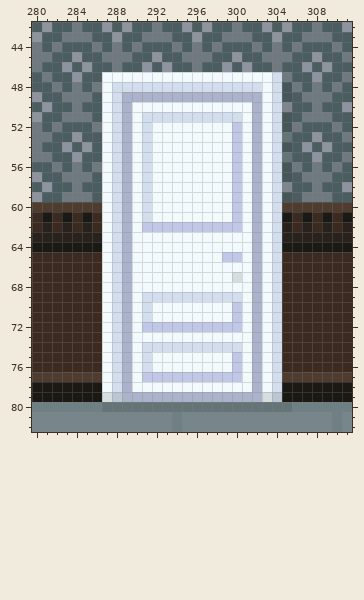
Pixel-art file: art/cfe.aseprite. The first picture shows the starting point.
320x200 pixels, 1 frame. Colours within 5 levels of each other are drawn and written as one. Shown: x 280..311, y 42..82.
Once edited:
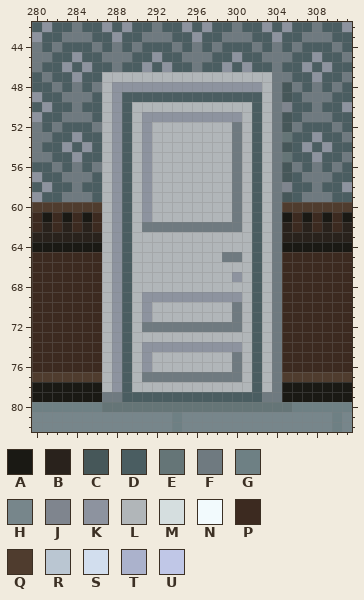
Palette (. is transparent): A #1a1914  B #29221c  C #465759  D #4a5d61  E #657577  F #6f7a80  G #6e8084  H #77868b  J #7f858e  K #8d939f  L #b1b6b9  M #d5dedf  N #f2fafd  P #3c2a20  Q #4f3c2e  R #bac6d2  S #d2deee  T #abb2cc  U #c0c7e7
Changes in this commit:
Changed rows in their new state; - is an unchanged pixel.
Layer "uks":
first column x 287:
47 LLLLLLLLLLLLLLLLLF
48 LKKKKKKKKKKKKKKKLF
49 LKDDDDDDDDDDDDDDLF
50 LKDLLLLLLLLLLLLDLF
51 LKDLKKKKKKKKKKLDLF
52 LKDLKLLLLLLLLFLDLF
53 LKDLKLLLLLLLLFLDLF
54 LKDLKLLLLLLLLFLDLF
55 LKDLKLLLLLLLLFLDLF
56 LKDLKLLLLLLLLFLDLF
57 LKDLKLLLLLLLLFLDLF
58 LKDLKLLLLLLLLFLDLF
59 LKDLKLLLLLLLLFLDLF
60 LKDLKLLLLLLLLFLDLF
61 LKDLKLLLLLLLLFLDLF
62 LKDLFFFFFFFFFFLDLF
63 LKDLLLLLLLLLLLLDLF
64 LKDLLLLLLLLLLLLDLF
65 LKDLLLLLLLLLFFLDLF
66 LKDLLLLLLLLLLLLDLF
67 LKDLLLLLLLLLLKLDLF
68 LKDLLLLLLLLLLLLDLF
69 LKDLKKKKKKKKKKLDLF
70 LKDLKLLLLLLLLFLDLF
71 LKDLKLLLLLLLLFLDLF
72 LKDLFFFFFFFFFFLDLF
73 LKDLLLLLLLLLLLLDLF
74 LKDLKKKKKKKKKKLDLF
75 LKDLKLLLLLLLLFLDLF
76 LKDLKLLLLLLLLFLDLF
77 LKDLFFFFFFFFFFLDLF
78 LKDLLLLLLLLLLLLDLF
79 FFDDDDDDDDDDDDDDFF
Boxes around the changes in both pictures, in picture pixels (x1, y1, x2, y2):
changed: (102, 72, 282, 402)
